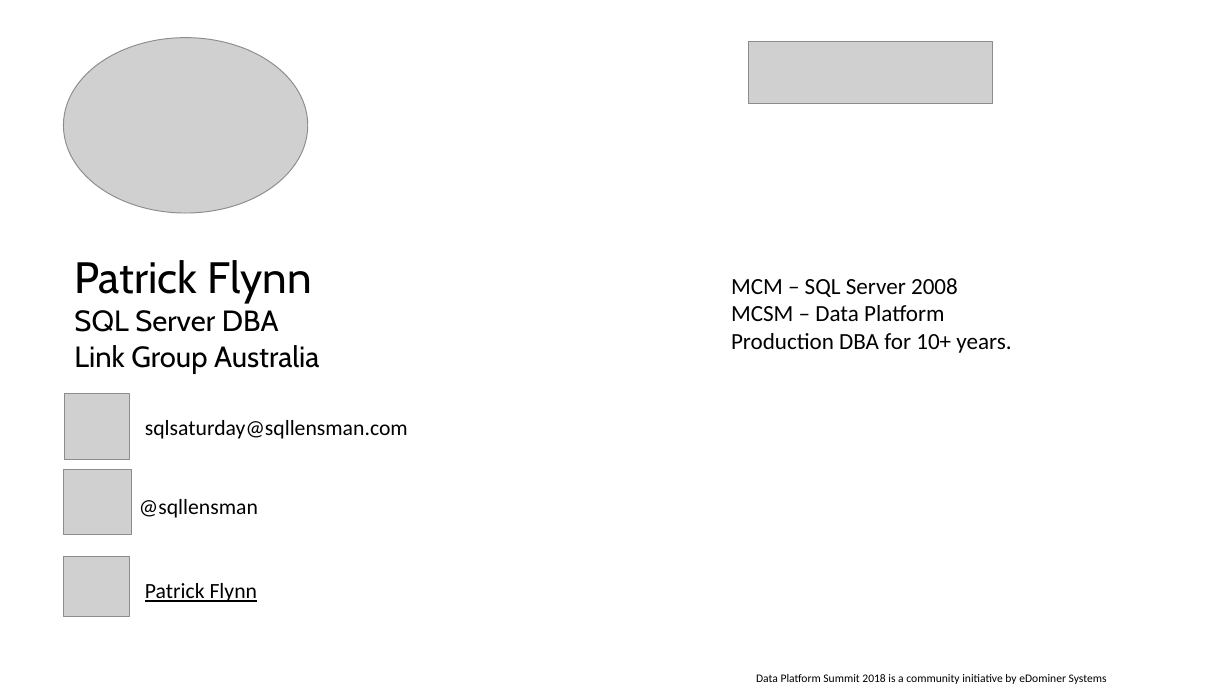
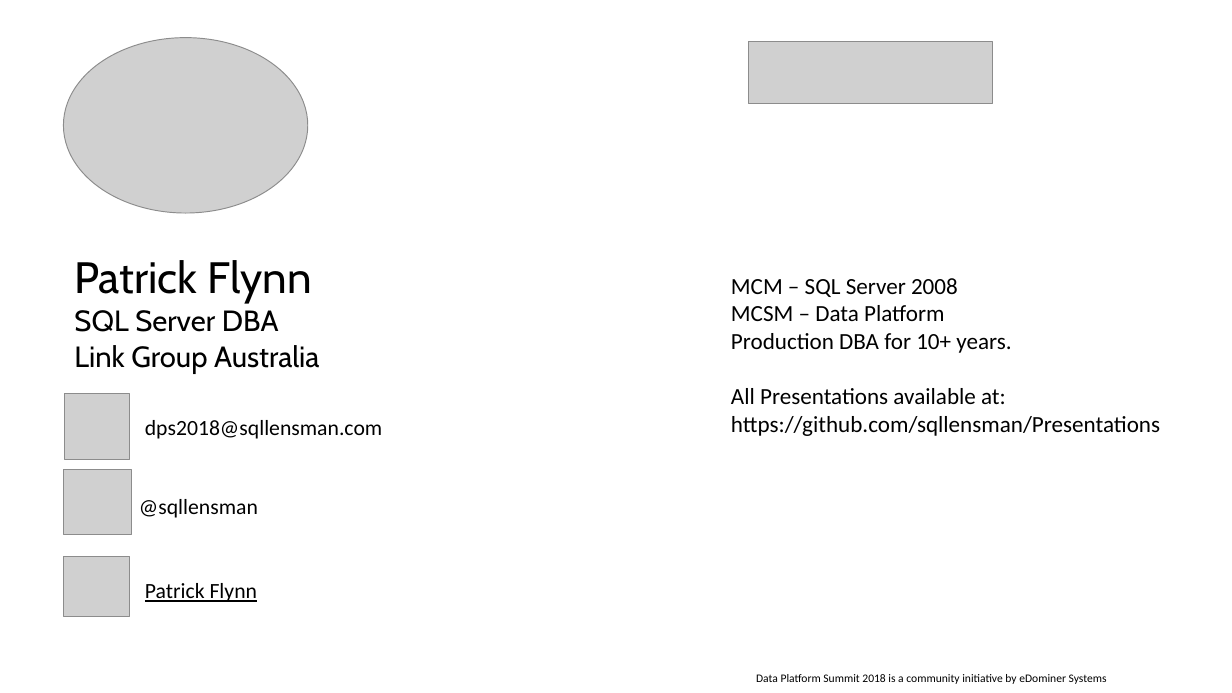
Before and after one commit to sqllensman/Presentations, a slide deck: slide 2 of DPS 2018/Corruption/DatabaseCorruption.pptx. Drawn at 1232x693 pixels with LibreOffice and Linux fonts; fonts in the diff are those of the drawing; grey boxes stand for pictures; background and template pictures are left out. Boxes give left, top, right and bottom in pixels: in the first picture for what was removed or moved away, otherwise in the second. Text is boxed around its words. In the diff, an @@ line names an element or a change of style, - is before the commit and + after.

```diff
--- a/DPS 2018/Corruption/DatabaseCorruption.pptx
+++ b/DPS 2018/Corruption/DatabaseCorruption.pptx
@@ text at (731, 388, 1160, 436): paragraphs added @@
+All Presentations available at:
+https://github.com/sqllensman/Presentations
@@ text at (145, 420, 382, 439): text changed @@
-  sqlsaturday@sqllensman.com
+  dps2018@sqllensman.com
```
Also in this commit, not shown: 1 slide removed, 52 other files.
